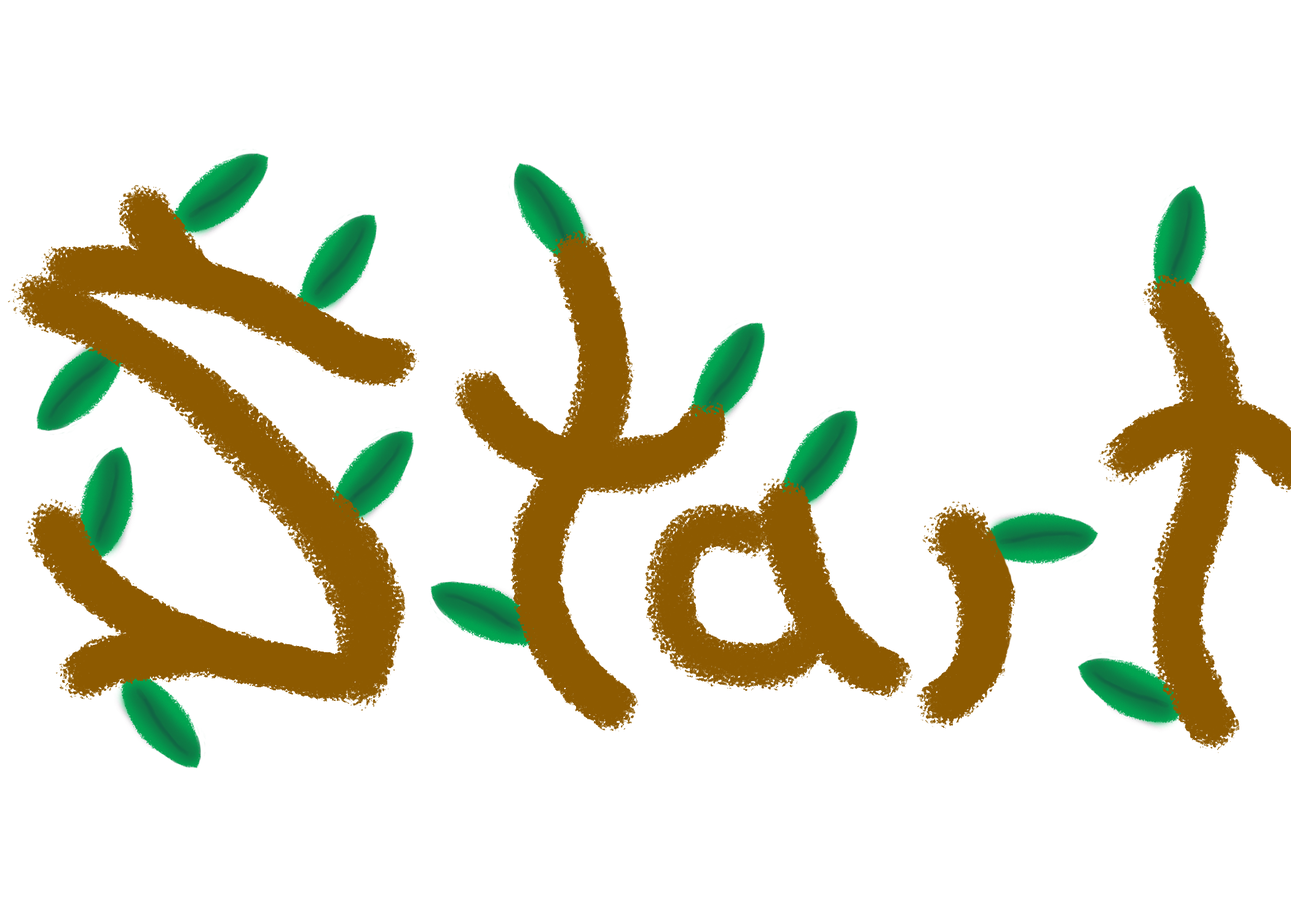
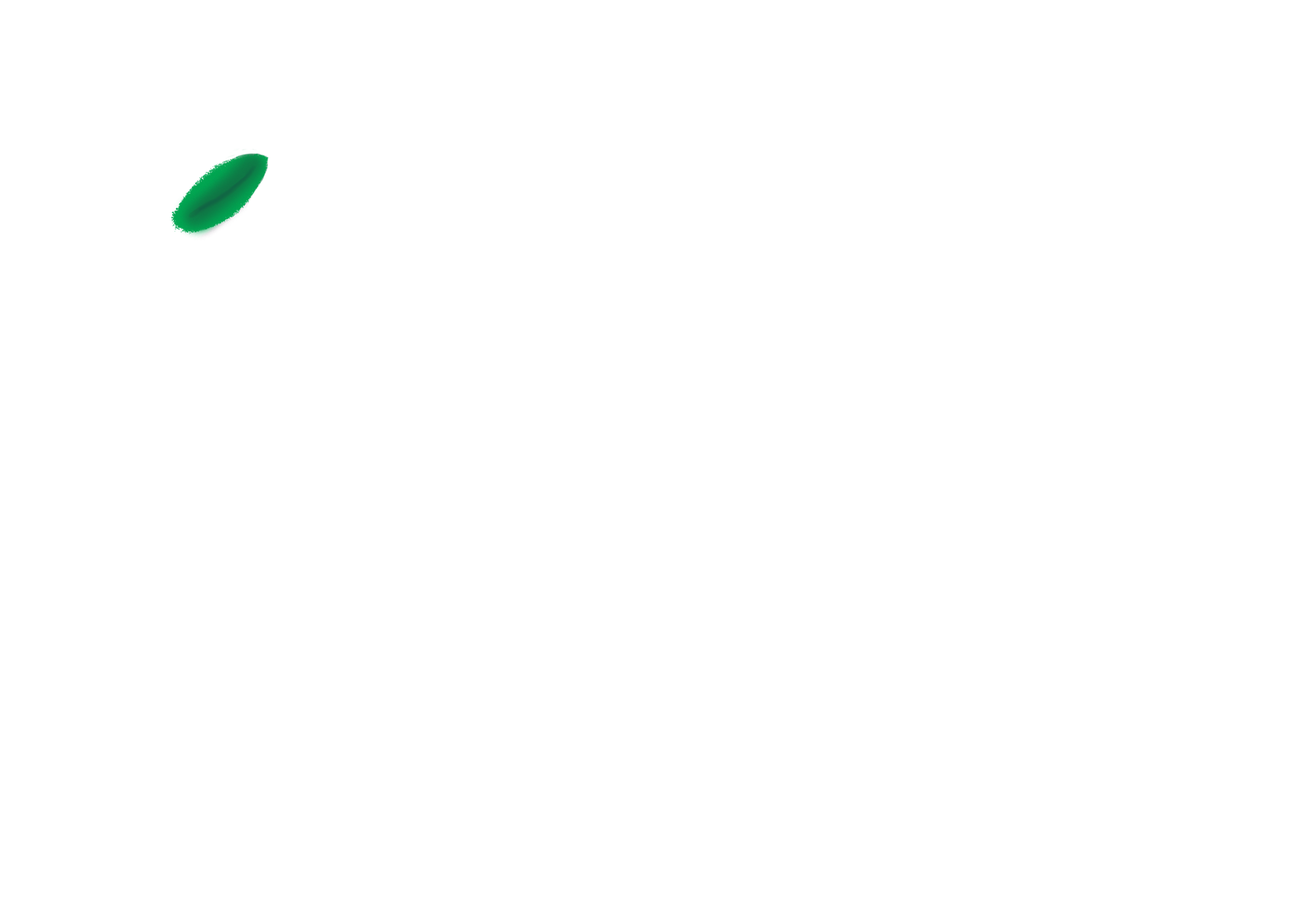
Two versions of the same layered image (1291 × 922). Layer-by-layer changes:
hid "Letters" over [7, 185, 1291, 754]
added layer "Layer 1" above "Leaves" over [170, 208, 197, 242]
hid "Leaves" over [36, 162, 1212, 769]
